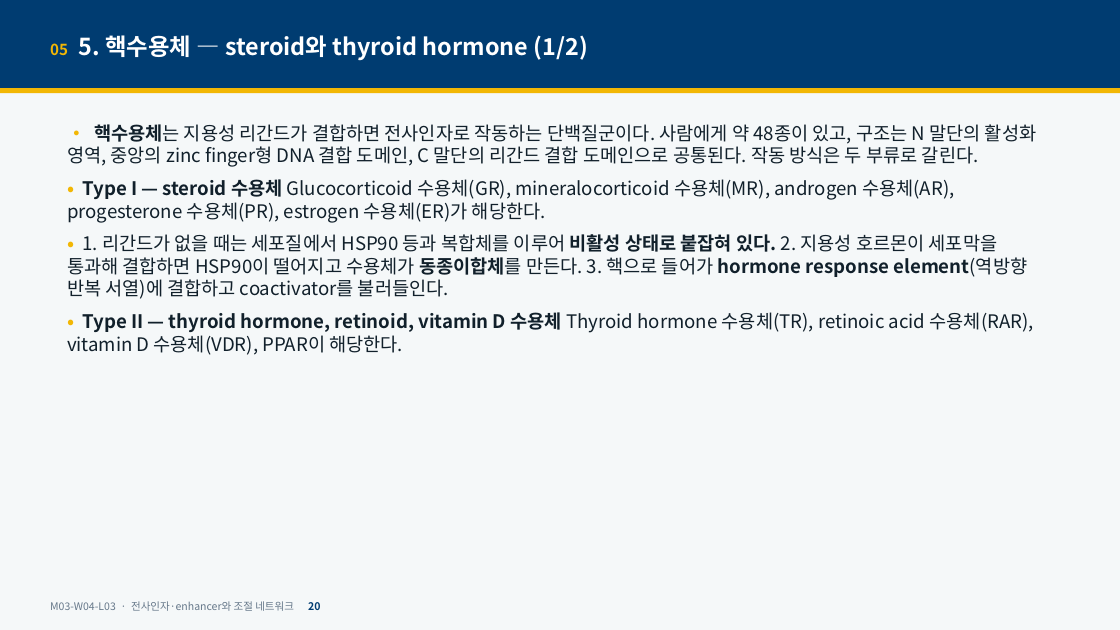
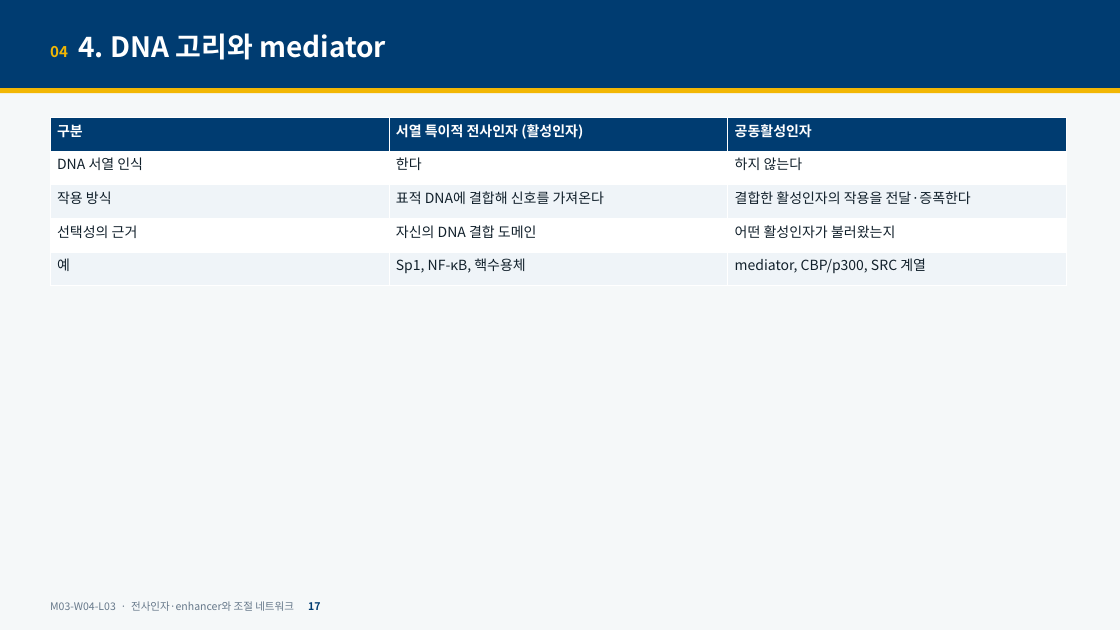
Before and after one commit to hoperiasd2/hoperiasd2.github.io, a slide deck: slide 17 of curriculum/M03/W04/L03/slides.pptx (slide 20 before the commit). Drawn at 1120x630 pixels with LibreOffice and Linux fonts; fonts in the diff are those of the drawing. Boxes give left, top, right and bottom in pixels: in the first picture for what was removed or moved away, otherwise in the second. Text is boxed around its words. In the diff, an @@ line names an element or a change of style, - is before the commit and + after.

```diff
--- a/curriculum/M03/W04/L03/slides.pptx
+++ b/curriculum/M03/W04/L03/slides.pptx
@@ text at bbox=[50, 33, 386, 60]: text changed; size 20 to 24 pt @@
-05 5. 핵수용체 — steroid와 thyroid hormone (1/2)
+04 4. DNA 고리와 mediator
@@ table added at bbox=[50, 118, 1066, 286], 5 rows, 3 columns @@
+구분 | 서열 특이적 전사인자 (활성인자) | 공동활성인자
+DNA 서열 인식 | 한다 | 하지 않는다
+작용 방식 | 표적 DNA에 결합해 신호를 가져온다 | 결합한 활성인자의 작용을 전달·증폭한다
+선택성의 근거 | 자신의 DNA 결합 도메인 | 어떤 활성인자가 불러왔는지
+예 | Sp1, NF-κB, 핵수용체 | mediator, CBP/p300, SRC 계열
@@ text removed at bbox=[67, 124, 1036, 355] @@
-• 핵수용체는 지용성 리간드가 결합하면 전사인자로 작동하는 단백질군이다. 사람에게 약 48종이 있고, 구조는 N 말단의 활성화 영역, 중앙의 zinc finger형 DNA 결합 도메인, C 말단의 리간드 결합 도메인으로 공통된다. 작동 방식은 두 부류로 갈린다.
-• Type I — steroid 수용체 Glucocorticoid 수용체(GR), mineralocorticoid 수용체(MR), androgen 수용체(AR), progesterone 수용체(PR), estrogen 수용체(ER)가 해당한다.
-• 1. 리간드가 없을 때는 세포질에서 HSP90 등과 복합체를 이루어 비활성 상태로 붙잡혀 있다. 2. 지용성 호르몬이 세포막을 통과해 결합하면 HSP90이 떨어지고 수용체가 동종이합체를 만든다. 3. 핵으로 들어가 hormone response element(역방향 반복 서열)에 결합하고 coactivator를 불러들인다.
-• Type II — thyroid hormone, retinoid, vitamin D 수용체 Thyroid hormone 수용체(TR), retinoic acid 수용체(RAR), vitamin D 수용체(VDR), PPAR이 해당한다.
@@ text at bbox=[50, 601, 320, 611]: text changed @@
-M03-W04-L03 · 전사인자·enhancer와 조절 네트워크 20
+M03-W04-L03 · 전사인자·enhancer와 조절 네트워크 17
```
Also in this commit, not shown: 38 other slides changed, 12 slides added, 5 slides removed, 17 other files.
